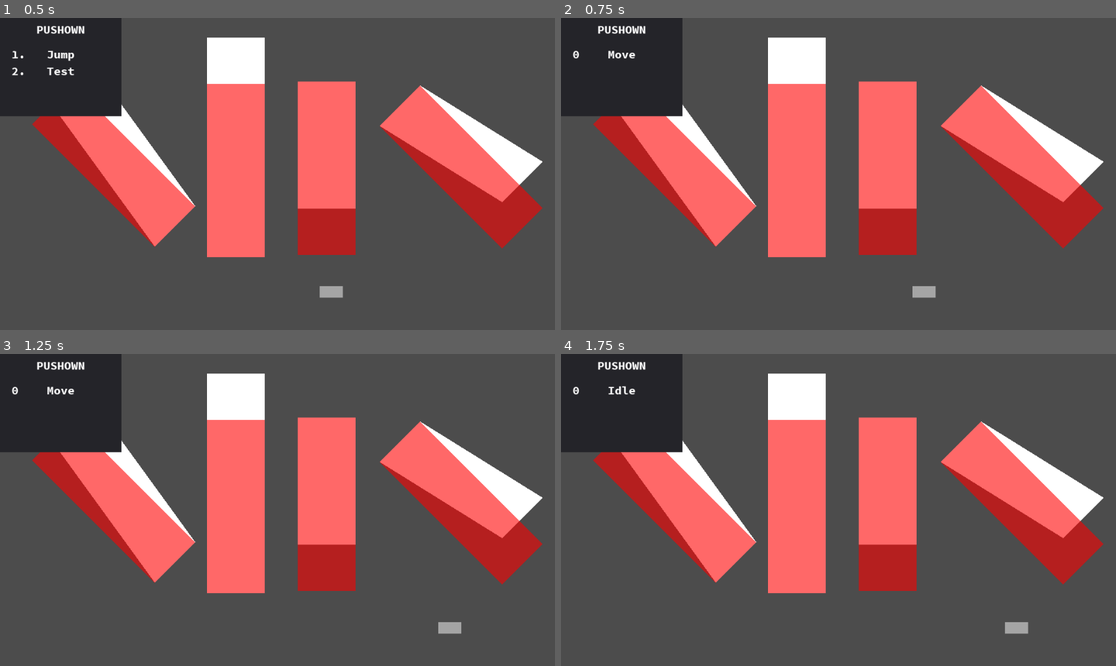
Above: before the commit, frames 1-4 (two rows, left to right).
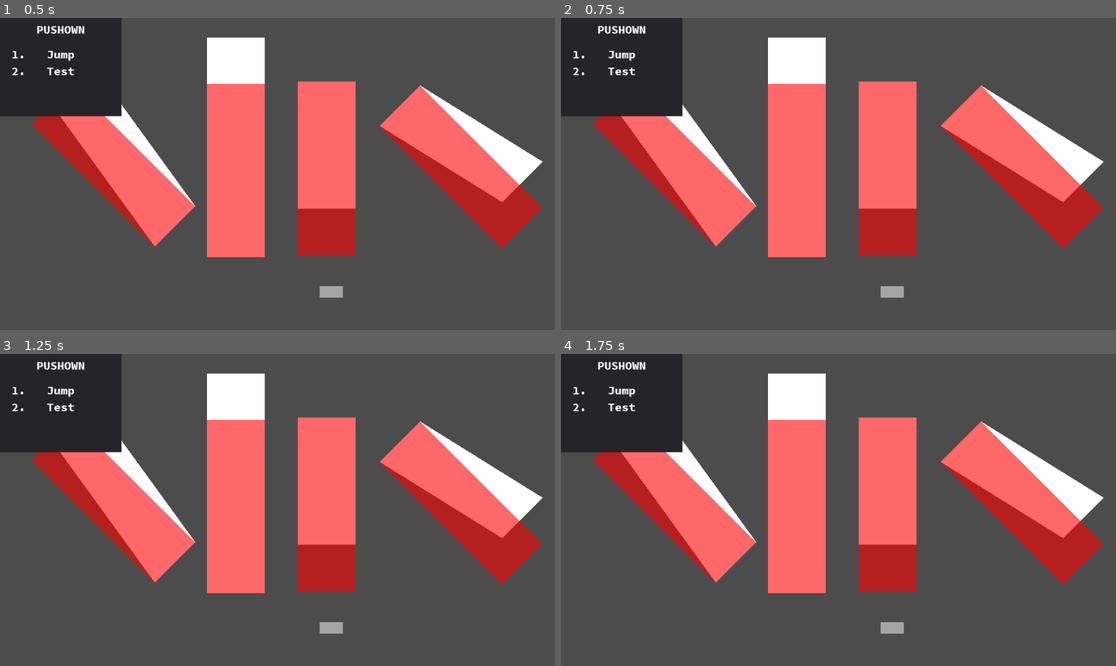
Above: after the commit, the same moments.

Repository: MTareqAzim/scratchpad
Game: Godot game, scene res://Scenes/World/World2.tscn
Two runs of this game, one before a commit and one after it. Both use one fixed random seed, a clock stepped at 60 frames per second and the inputs below. This scene is started directly instead of the project's main scene.
Inputs (mouse positions are in pixels of both pictures, inside the frame that each line leads up to):
- Up to frame 1 (0.5 s): no input
- Up to frame 2 (0.75 s): tap Enter at 0.5 s; move the mouse to (960, 158) at 0.52 s; hold Right (ui_right) from 0.53 s (still down); click (960, 158) at 0.67 s
- Up to frame 3 (1.25 s): keep holding Right (ui_right)
- Up to frame 4 (1.75 s): release Right (ui_right) at 1.25 s; drag from (727, 525) to (888, 503) at 1.27 s

Frame 1 is identical in both runs. In frame 2, 0.5% of the frame differs, in the area x 2-68%, y 10-90%; in frame 3, 0.5%; in frame 4, 0.5%.

Commit message:
Cleaned up code according to convention.

Diff:
--- a/Scenes/Input UI/InputUIBase.tscn
+++ b/Scenes/Input UI/InputUIBase.tscn
@@ -1,7 +1,7 @@
 [gd_scene load_steps=11 format=2]
 
 [ext_resource path="res://Sprites/UI/Input/UI (Base).png" type="Texture" id=1]
-[ext_resource path="res://Scenes/Input UI/base.gd" type="Script" id=2]
+[ext_resource path="res://Scenes/Input UI/input_ui_base.gd" type="Script" id=2]
 [ext_resource path="res://Scenes/Input UI/A Button/ATextBox.tscn" type="PackedScene" id=3]
 [ext_resource path="res://Scenes/Input UI/B Button/BTextBox.tscn" type="PackedScene" id=4]
 [ext_resource path="res://Scenes/Input UI/X Button/XTextBox.tscn" type="PackedScene" id=5]
--- a/Scenes/Input UI/Text Boxes/crouch_text_box.gd
+++ b/Scenes/Input UI/Text Boxes/crouch_text_box.gd
@@ -1,8 +1,8 @@
 extends NinePatchRect
 
-onready var label = $Label
-onready var grayed = $Grayed
-onready var greened = $Greened
+onready var label : Label = $Label
+onready var grayed : Sprite = $Grayed
+onready var greened : Sprite = $Greened
 
 func state_changed(new_state: State) -> void:
 	match new_state.state_name:
--- a/Scenes/Input UI/Text Boxes/jump_text_box.gd
+++ b/Scenes/Input UI/Text Boxes/jump_text_box.gd
@@ -1,10 +1,10 @@
 extends NinePatchRect
 
-onready var label = $Label
-onready var grayed = $Grayed
+onready var label : Label = $Label
+onready var grayed : Sprite = $Grayed
 
 var latest_jump := "jump"
-var prev_state
+var prev_state := ""
 
 func state_changed(new_state: State) -> void:
 	match new_state.state_name:
--- a/Scenes/Input UI/Text Boxes/lunge_text_box.gd
+++ b/Scenes/Input UI/Text Boxes/lunge_text_box.gd
@@ -1,12 +1,12 @@
 extends NinePatchRect
 
-onready var label = $Label
-onready var grayed = $Grayed
+onready var label : Label = $Label
+onready var grayed : Sprite = $Grayed
 
-const font16 = preload("res://Scenes/Input UI/PixelFont16.tres")
-const font20 = preload("res://Scenes/Input UI/PixelFont20.tres")
+const FONT16 = preload("res://Scenes/Input UI/PixelFont16.tres")
+const FONT20 = preload("res://Scenes/Input UI/PixelFont20.tres")
 
-var prev_state
+var prev_state := ""
 var dashed := false
 
 func state_changed(new_state: State) -> void:
@@ -32,9 +32,9 @@
 				label.text = "Lunge"
 
 	if new_state.state_name in ["crouch", "somersault", "back roll"]:
-		label.add_font_override("font", font16)
+		label.add_font_override("font", FONT16)
 	else:
-		label.add_font_override("font", font20)
+		label.add_font_override("font", FONT20)
 
 	if dashed:
 		grayed.visible = true
--- a/Scenes/Input UI/Text Boxes/retreat_text_box.gd
+++ b/Scenes/Input UI/Text Boxes/retreat_text_box.gd
@@ -1,9 +1,9 @@
 extends NinePatchRect
 
-onready var label = $Label
-onready var grayed = $Grayed
+onready var label : Label = $Label
+onready var grayed : Sprite = $Grayed
 
-var prev_state
+var prev_state := ""
 var dashed := false
 
 func state_changed(new_state: State) -> void:
--- a/Scenes/Input UI/button_animator.gd
+++ b/Scenes/Input UI/button_animator.gd
@@ -1,8 +1,9 @@
 extends Control
+
+onready var animation_player = $Sprite/AnimationPlayer
 
 export (String) var ACTION := ""
 
-onready var animation_player = $Sprite/AnimationPlayer
 
 func _input(event):
 	animate_button(ACTION, event)
--- a/Scenes/Player/Player2.tscn
+++ b/Scenes/Player/Player2.tscn
@@ -112,6 +112,7 @@
 script = ExtResource( 4 )
 state_name = "fall"
 push_down = true
+overwrite = true
 
 [node name="Move" type="Node" parent="StateMachine/Fall" index="0"]
 script = ExtResource( 5 )
@@ -136,7 +137,6 @@
 player = NodePath("../../..")
 
 [node name="Jump" type="Node" parent="StateMachine" index="3"]
-editor/display_folded = true
 script = ExtResource( 4 )
 state_name = "jump"
 push_down = true
@@ -150,15 +150,22 @@
 script = ExtResource( 11 )
 _body_path = NodePath("../../..")
 FUNCTION_NAME = "get_z_velocity"
-NEXT_STATE = "previous"
+NEXT_STATE = "fall"
 
-[node name="Look Direction" type="Node" parent="StateMachine/Jump" index="2"]
+[node name="Fall Transition 2" type="Node" parent="StateMachine/Jump" index="2"]
+script = ExtResource( 9 )
+_body_path = NodePath("../../..")
+FUNCTION_NAME = "get_z_velocity"
+equals = "0"
+NEXT_STATE = "fall"
+
+[node name="Look Direction" type="Node" parent="StateMachine/Jump" index="3"]
 script = ExtResource( 8 )
 player = NodePath("../../..")
 
-[node name="Jump Calculator" type="Node" parent="StateMachine/Jump" index="3"]
+[node name="Jump Calculator" type="Node" parent="StateMachine/Jump" index="4"]
 script = ExtResource( 12 )
-MAX_JUMP_HEIGHT = 200
+max_jump_height = 200
 
 [node name="Enter Gravity" type="Node" parent="StateMachine/Jump/Jump Calculator" index="0"]
 script = ExtResource( 10 )
--- a/Scenes/Player/States/State Components/Player State Components/look_direction_state_component.gd
+++ b/Scenes/Player/States/State Components/Player State Components/look_direction_state_component.gd
@@ -1,9 +1,9 @@
 extends PlayerStateComponent
 class_name LookDirectionStateComponent
 
+onready var _player : KinematicBody2P5D = get_node(player)
+
 export (NodePath) var player
-
-onready var _player = get_node(player)
 
 
 func update(delta: float) -> void:
--- a/Scenes/Player/States/State Components/jump_calculator.gd
+++ b/Scenes/Player/States/State Components/jump_calculator.gd
@@ -1,11 +1,11 @@
 extends Node
 
-export (int) var MAX_JUMP_HEIGHT := 100
-export (float) var JUMP_DURATION := 0.5
+export (int) var max_jump_height := 100
+export (float) var jump_duration := 0.5
 
 func _ready():
-	var new_gravity = int(round((2 * MAX_JUMP_HEIGHT) / pow(JUMP_DURATION, 2)))
-	var z_velocity = int(-new_gravity * JUMP_DURATION)
+	var new_gravity = int(round((2 * max_jump_height) / pow(jump_duration, 2)))
+	var z_velocity = int(-new_gravity * jump_duration)
 
 	$"Enter Gravity".new_value = new_gravity
 	$"Enter Z Velocity".new_value = z_velocity
--- a/Scenes/Player/look_direction.gd
+++ b/Scenes/Player/look_direction.gd
@@ -1,4 +1,4 @@
 extends Position2D
 
-func _physics_process(delta):
+func _physics_process(delta: float) -> void:
 	rotation = owner.get_look_direction().angle()
--- a/Scenes/World/World2.tscn
+++ b/Scenes/World/World2.tscn
@@ -134,7 +134,6 @@
 
 [node name="Player2" parent="." instance=ExtResource( 3 )]
 position = Vector2( 573, 474 )
-GRAVITY = 980
 
 [editable path="StaticSlope2P5D"]
 
--- a/Scenes/World/World3.tscn
+++ b/Scenes/World/World3.tscn
@@ -11,7 +11,6 @@
 [node name="StaticSlope2P5D" parent="." instance=ExtResource( 1 )]
 editor/display_folded = true
 position = Vector2( 197, 255 )
-_z_pos = 0
 _height = 80
 _width = 100
 _length = 300
@@ -37,11 +36,9 @@
 [node name="StaticSlope2P5D2" parent="." instance=ExtResource( 1 )]
 editor/display_folded = true
 position = Vector2( 408, 264 )
-_z_pos = 0
 _height = 80
 _width = 100
 _length = 300
-_angle = 0
 
 [node name="DistToGround" parent="StaticSlope2P5D2" index="0"]
 visible = false
@@ -64,7 +61,6 @@
 [node name="StaticSlope2P5D3" parent="." instance=ExtResource( 1 )]
 editor/display_folded = true
 position = Vector2( 565, 260 )
-_z_pos = 0
 _height = 80
 _width = 100
 _length = 300
@@ -90,7 +86,6 @@
 [node name="StaticSlope2P5D4" parent="." instance=ExtResource( 1 )]
 editor/display_folded = true
 position = Vector2( 798, 258 )
-_z_pos = 0
 _height = 80
 _width = 100
 _length = 300
@@ -137,7 +132,6 @@
 [node name="Player" parent="." instance=ExtResource( 3 )]
 editor/display_folded = true
 position = Vector2( 496, 492 )
-GRAVITY = 980
 
 [node name="CanvasLayer" type="CanvasLayer" parent="."]
 
--- a/Utils/Action Buffer/action_buffer.gd
+++ b/Utils/Action Buffer/action_buffer.gd
@@ -3,9 +3,9 @@
 
 export (int) var FRAME_BUFFER_LIMIT := 60
 
-var action_buffer: Dictionary = {}
+var action_buffer : Dictionary = {}
 
-func _physics_process(delta):
+func _physics_process(delta: float) -> void:
 	for key in action_buffer:
 		action_buffer[key] += 1
 
--- a/Utils/Composite Polygon 2D/composite_polygon_2d.gd
+++ b/Utils/Composite Polygon 2D/composite_polygon_2d.gd
@@ -4,7 +4,7 @@
 
 signal polygon_changed()
 
-func _ready():
+func _ready() -> void:
 	_visualize_components()
 
 func set_polygon(polygon: PoolVector2Array) -> void:
--- a/Utils/Physics Bodies/kinematic_body_2p5d.gd
+++ b/Utils/Physics Bodies/kinematic_body_2p5d.gd
@@ -1,30 +1,32 @@
 tool
 extends Area2D
 class_name KinematicBody2P5D
+
+onready var _ready := true
 
 const SKIN_WIDTH := 1
 const BASE_SKIN_RADIUS := 8
 const VOLUME_SKIN_WIDTH := 5
 const FLOOR_SKIN_RADIUS := 15
 const GLOBAL_GROUND := 0
-var STEP_HEIGHT_LIMIT := 10
 
 export (int) var MAX_SPEED := 1000
 export (int) var GRAVITY := 980 setget set_grav, get_grav
 export (int) var _height := 0 setget set_height, get_height
-
-var _z_pos : int
+export (int) var _z_pos := 0 setget set_z_pos, get_z_pos
+
+var STEP_HEIGHT_LIMIT := 10
+
 var _velocity := Vector3() setget set_velocity, get_velocity
 
 func _physics_process(delta: float) -> void:
-	if not Engine.is_editor_hint():
-		_velocity = _apply_gravity(_velocity, delta)
-		var delta_movement = (_velocity * delta).round()
-		delta_movement = _clamp_delta_movement(delta_movement, delta)
-		delta_movement = _handle_collisions(delta_movement, delta)
-
-		translate(Vector2(delta_movement.x, delta_movement.y + delta_movement.z))
-		_z_pos += delta_movement.z
+	_velocity = _apply_gravity(_velocity, delta)
+	var delta_movement = (_velocity * delta).round()
+	delta_movement = _clamp_delta_movement(delta_movement, delta)
+	delta_movement = _handle_collisions(delta_movement, delta)
+
+	translate(Vector2(delta_movement.x, delta_movement.y + delta_movement.z))
+	_z_pos += delta_movement.z
 
 
 func set_grav(new_grav: int) -> void:
@@ -42,6 +44,14 @@
 
 func get_height() -> int:
 	return _height
+
+
+func set_z_pos(new_z_pos: int) -> void:
+	var diff = _z_pos - new_z_pos
+	_z_pos = new_z_pos
+
+	if _ready:
+		translate(Vector2(0, -diff))
 
 
 func get_z_pos() -> int:
--- a/Utils/Physics Bodies/static_slope_2p5d.gd
+++ b/Utils/Physics Bodies/static_slope_2p5d.gd
@@ -1,5 +1,12 @@
 tool
 extends StaticBody2P5D
+
+onready var _base_shape = $BaseShape
+onready var _top_shape = $TopShape
+onready var _volume_shape = $VolumeShape
+onready var _rise = $Rise
+onready var _dist_to_ground = $DistToGround
+onready var _ready := true
 
 const SKIN_WIDTH := 3
 
@@ -8,13 +15,6 @@
 export (int) var _width := 20 setget _set_width
 export (int) var _length := 20 setget _set_length
 export (int, 0, 315, 45) var _angle := 0 setget _set_angle
-
-onready var _base_shape = $BaseShape
-onready var _top_shape = $TopShape
-onready var _volume_shape = $VolumeShape
-onready var _rise = $Rise
-onready var _dist_to_ground = $DistToGround
-onready var _ready := true
 
 
 func get_z_pos() -> int:
--- a/Utils/Physics Bodies/static_wall_2p5d.gd
+++ b/Utils/Physics Bodies/static_wall_2p5d.gd
@@ -1,14 +1,15 @@
 tool
 extends StaticBody2P5D
-
-export (int) var _z_pos: = 0 setget _set_z, get_z_pos
-export (int) var _height: = 0 setget _set_height, get_height
 
 onready var _base_shape = $BaseShape
 onready var _top_shape = $TopShape
 onready var _volume_shape = $VolumeShape
 onready var _dist_to_ground = $DistToGround
 onready var _ready := true
+
+export (int) var _z_pos: = 0 setget _set_z, get_z_pos
+export (int) var _height: = 0 setget _set_height, get_height
+
 
 func get_z_pos() -> int:
 	return _z_pos
@@ -78,6 +79,6 @@
 	_dist_to_ground.set_visible(_dist_to_ground.cast_to != Vector2.ZERO)
 
 
-func _on_CompositePolygon2D_polygon_changed():
+func _on_CompositePolygon2D_polygon_changed() -> void:
 	if _ready:
 		call_deferred("_update_components")
--- a/Utils/State Machine/State/State Components/Kinematic State Components/Update/move_state_component.gd
+++ b/Utils/State Machine/State/State Components/Kinematic State Components/Update/move_state_component.gd
@@ -1,7 +1,7 @@
 extends KinematicStateComponent
 class_name MoveStateComponent, "move_state_component.png"
 
-export (int) var MAX_SPEED := 0
+export (int) var max_speed := 0
 
 func handle_input(event) -> void:
 	if event.is_action_pressed("ui_right") \
@@ -13,7 +13,7 @@
 
 func update(delta: float) -> void:
 	var input_direction = _get_input_direction()
-	_move_2d(input_direction, MAX_SPEED)
+	_move_2d(input_direction, max_speed)
 
 
 func _get_input_direction() -> Vector2:
--- a/Utils/State Machine/State/State Components/state_component.gd
+++ b/Utils/State Machine/State/State Components/state_component.gd
@@ -1,4 +1,6 @@
 extends Node
 class_name StateComponent, "state_component.png"
 
+export (bool) var active := true
+
 var component_state = null
--- a/Utils/State Machine/State/component_state.gd
+++ b/Utils/State Machine/State/component_state.gd
@@ -20,25 +20,25 @@
 
 func enter() -> void:
 	for component in components:
-		if component.has_method("enter"):
+		if component.active and component.has_method("enter"):
 			component.enter()
 
 
 func exit() -> void:
 	for component in components:
-		if component.has_method("exit"):
+		if component.active and component.has_method("exit"):
 			component.exit()
 
 
 func handle_input(event) -> void:
 	for component in components:
-		if component.has_method("handle_input"):
+		if component.active and component.has_method("handle_input"):
 			component.handle_input(event)
 
 
 func update(delta: float) -> void:
 	for component in components:
-		if component.has_method("update"):
+		if component.active and component.has_method("update"):
 			component.update(delta)
 
 
--- a/Utils/State Machine/state_machine.gd
+++ b/Utils/State Machine/state_machine.gd
@@ -57,18 +57,19 @@
 			_append_states(child)
 
 
-func _unhandled_input(event):
-	current_state.handle_input(event)
-
-func handle_input(event):
+func _unhandled_input(event) -> void:
 	current_state.handle_input(event)
 
 
-func _physics_process(delta):
+func handle_input(event) -> void:
+	current_state.handle_input(event)
+
+
+func _physics_process(delta: float) -> void:
 	current_state.update(delta)
 
 
-func _change_state(state_name):
+func _change_state(state_name: String) -> void:
 	if not _active:
 		return
 
Renamed: Scenes/Input UI/base.gd -> Scenes/Input UI/input_ui_base.gd
